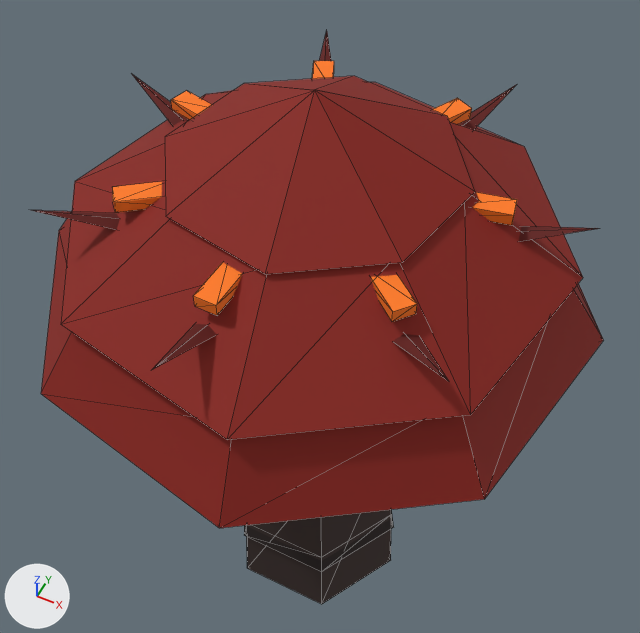
The glTF model assets/models/mushrooms/fury.gltf: old version first, new version second.
Both versions are drawn from a 50 mm lens placed at (0.243, -0.478, 0.989), pointed at (-0.013, 0.035, 0.347). Every picture has the same lights, and +X, +Y and +Z are marked at lower left. The picture after the commit comes second. Mesh edges are drawn as thin lines. Vertices at exactly the same position are counted once.

Objects in the first picture: 'cap_mid_1', 'cap_rim', 'cap_spike_4', 'cap_spike_6', 'cap_top', 'cap_vein_0', 'cap_vein_1', 'cap_vein_2', 'cap_vein_3', 'cap_vein_4', 'cap_vein_5', 'cap_vein_6', 'stem', 'stem_ring_0' and 5 more.
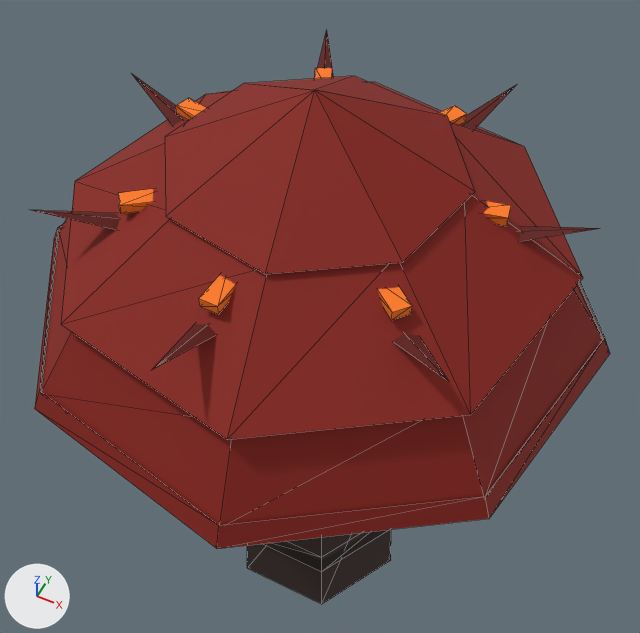
The edits, one by one:
me_cap_vein_0 is used by ob_cap_vein_0; location (0.0, 0.0, 0.0).
me_cap_vein_0 had 8 vertices, 12 faces and spanned x 0.1046..0.1522, y 0.0118..0.0381, z 0.5452..0.5552.
me_cap_vein_0 now has 8 vertices, 12 faces and spans x 0.1083..0.1485, y 0.014..0.0359, z 0.5422..0.5502.
me_cap_vein_0 part 1: the whole mesh is scaled about its middle by (0.844, 0.835, 0.8), then moved by (0.0, 0.0, -0.004).
me_cap_vein_1 is used by ob_cap_vein_1; location (0.0, 0.0, 0.0).
me_cap_vein_1 had 8 vertices, 12 faces and spanned x 0.0421..0.0789, y 0.0918..0.14, z 0.5452..0.5552.
me_cap_vein_1 now has 8 vertices, 12 faces and spans x 0.0451..0.076, y 0.0956..0.1362, z 0.5422..0.5502.
me_cap_vein_1 part 2: the whole mesh is scaled about its middle by (0.84, 0.844, 0.8), then moved by (0.0, 0.0, -0.004).
me_cap_vein_2 is used by ob_cap_vein_2; location (0.0, 0.0, 0.0).
me_cap_vein_2 had 8 vertices, 12 faces and spanned x -0.0702..-0.0356, y 0.0954..0.1438, z 0.5452..0.5552.
me_cap_vein_2 now has 8 vertices, 12 faces and spans x -0.0674..-0.0384, y 0.0992..0.14, z 0.5422..0.5502.
me_cap_vein_2 part 3: the whole mesh is scaled about its middle by (0.839, 0.844, 0.8), then moved by (0.0, 0.0, -0.004).
me_cap_vein_3 is used by ob_cap_vein_3; location (0.0, 0.0, 0.0).
me_cap_vein_3 had 8 vertices, 12 faces and spanned x -0.1505..-0.1024, y 0.0188..0.0476, z 0.5452..0.5552.
me_cap_vein_3 now has 8 vertices, 12 faces and spans x -0.1468..-0.1062, y 0.0211..0.0453, z 0.5422..0.5502.
me_cap_vein_3 part 4: the whole mesh is scaled about its middle by (0.844, 0.837, 0.8), then moved by (0.0, 0.0, -0.004).
me_cap_vein_4 is used by ob_cap_vein_4; location (0.0, 0.0, 0.0).
me_cap_vein_4 had 8 vertices, 12 faces and spanned x -0.1283..-0.0814, y -0.0989..-0.0575, z 0.5452..0.5552.
me_cap_vein_4 now has 8 vertices, 12 faces and spans x -0.1246..-0.0851, y -0.0956..-0.0608, z 0.5422..0.5502.
me_cap_vein_4 part 5: the whole mesh is scaled about its middle by (0.844, 0.842, 0.8), then moved by (0.0, 0.0, -0.004).
me_cap_vein_5 is used by ob_cap_vein_5; location (0.0, 0.0, 0.0).
me_cap_vein_5 had 8 vertices, 12 faces and spanned x -0.014..0.0055, y -0.1535..-0.1079, z 0.5452..0.5552.
me_cap_vein_5 now has 8 vertices, 12 faces and spans x -0.0124..0.0039, y -0.1499..-0.1115, z 0.5422..0.5502.
me_cap_vein_5 part 6: the whole mesh is scaled about its middle by (0.833, 0.844, 0.8), then moved by (0.0, 0.0, -0.004).
me_cap_vein_6 is used by ob_cap_vein_6; location (0.0, 0.0, 0.0).
me_cap_vein_6 had 8 vertices, 12 faces and spanned x 0.0766..0.1225, y -0.1063..-0.0634, z 0.5452..0.5552.
me_cap_vein_6 now has 8 vertices, 12 faces and spans x 0.0802..0.1189, y -0.1028..-0.0668, z 0.5422..0.5502.
me_cap_vein_6 part 7: the whole mesh is scaled about its middle by (0.843, 0.842, 0.8), then moved by (0.0, 0.0, -0.004).
Mesh me_cap_lip is new.
It has 16 vertices, 22 faces and spans x -0.249..0.249, y -0.249..0.249, z 0.419..0.437.
It uses material mat_mushroom (picture img_0).
Object 'cap_lip' (ob_cap_lip) is new; it shows me_cap_lip.
Its location is (0.0, 0.0, 0.0).

What differs and where, as boxes [x1, y1, x2, y2] in the pictures (640 x 633 px):
'cap_lip', added
    after: [35, 224, 610, 549]
'cap_vein_5', moved, rescaled
    before: [193, 262, 242, 315]
    after: [199, 275, 236, 314]
'cap_vein_6', moved, rescaled
    before: [371, 275, 417, 321]
    after: [377, 287, 412, 320]
'cap_vein_4', moved, rescaled
    before: [112, 181, 162, 213]
    after: [118, 189, 153, 214]
'cap_vein_0', moved, rescaled
    before: [472, 192, 517, 225]
    after: [483, 201, 511, 226]
'cap_vein_3', moved, rescaled
    before: [171, 91, 212, 120]
    after: [176, 98, 207, 120]
'cap_vein_1', moved, rescaled
    before: [432, 98, 472, 124]
    after: [439, 105, 467, 125]
'cap_vein_2', moved, rescaled
    before: [312, 61, 334, 79]
    after: [314, 68, 332, 79]
